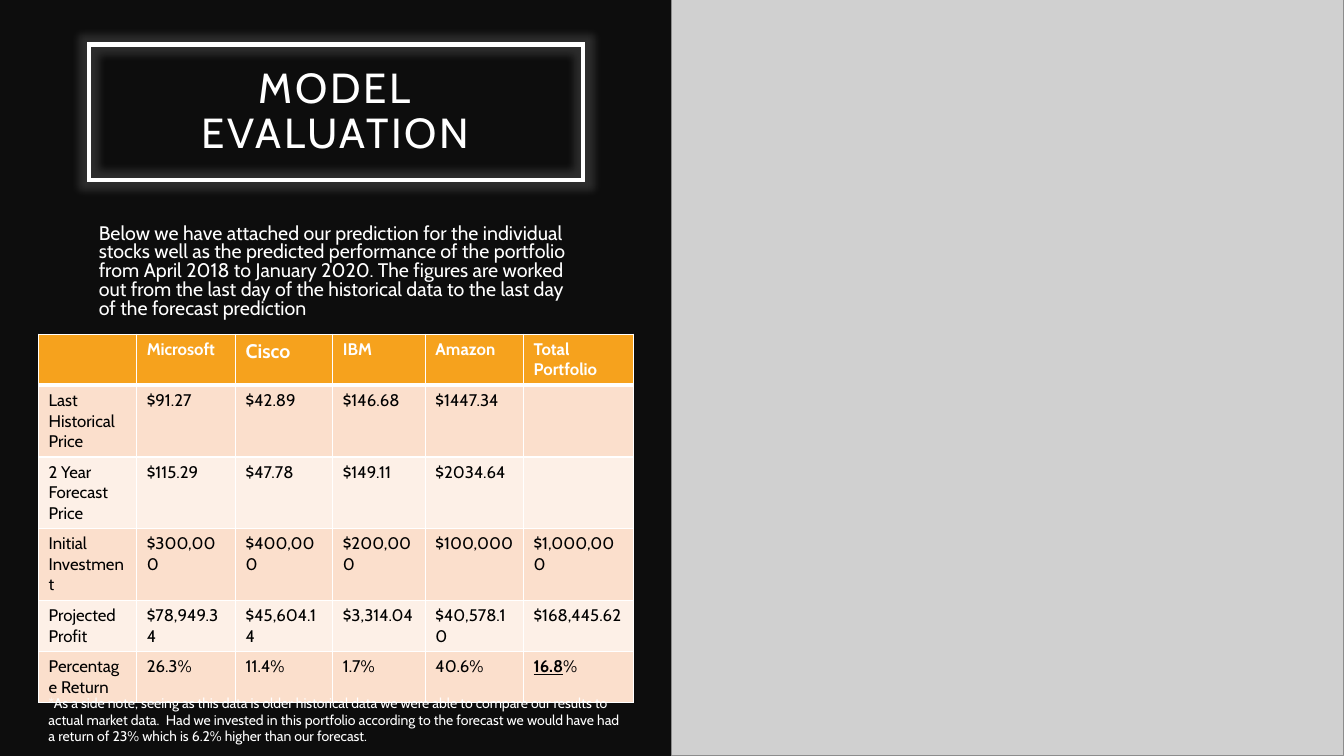
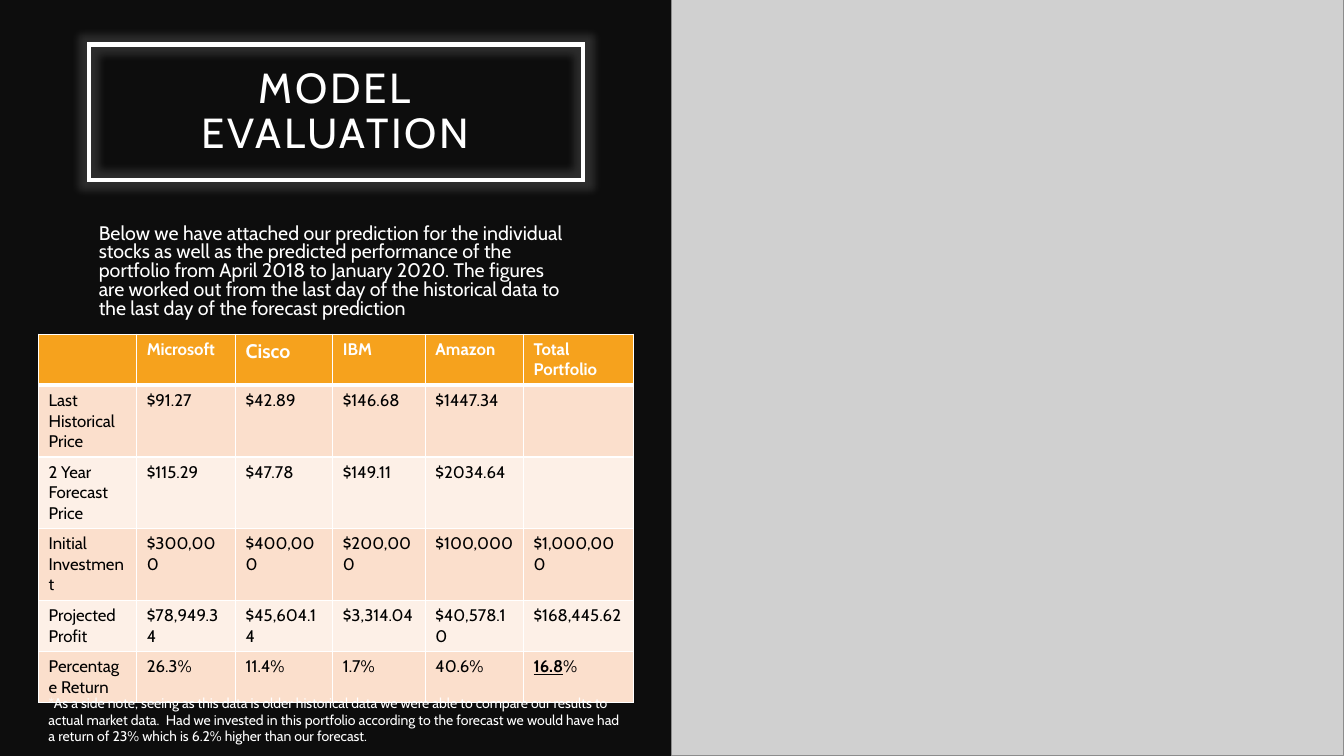
Before and after one commit to BerndBE/IOD_DS, a slide deck: slide 16 of CAPSTONE/Share Portfolio Prediction.pptx. Drawn at 1344x756 pixels with LibreOffice and Linux fonts; fonts in the diff are those of the drawing; grey boxes stand for pictures. Boxes give left, top, right and bottom in pixels: in the first picture for what was removed or moved away, otherwise in the second. Text is boxed around its words. In the diff, an @@ line names an element or a change of style, - is before the commit and + after.

```diff
--- a/CAPSTONE/Share Portfolio Prediction.pptx
+++ b/CAPSTONE/Share Portfolio Prediction.pptx
@@ subtitle at box(99, 225, 562, 320): text changed @@
-Below we have attached our prediction for the individual stocks well as the predicted performance of the portfolio from April 2018 to January 2020. The figures are worked out from the last day of the historical data to the last day of the forecast prediction
+Below we have attached our prediction for the individual stocks as well as the predicted performance of the portfolio from April 2018 to January 2020. The figures are worked out from the last day of the historical data to the last day of the forecast prediction
```
Also in this commit, not shown: 1 other slide changed, 2 other files.
